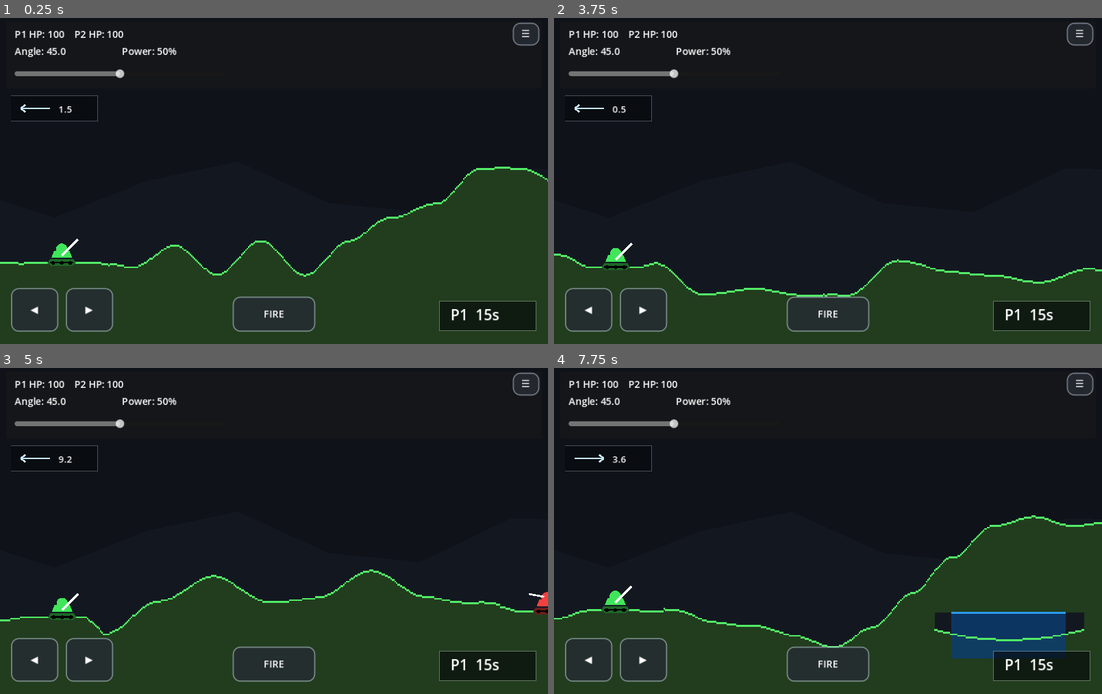
Above: before the commit, frames 1-4 (two rows, left to right).
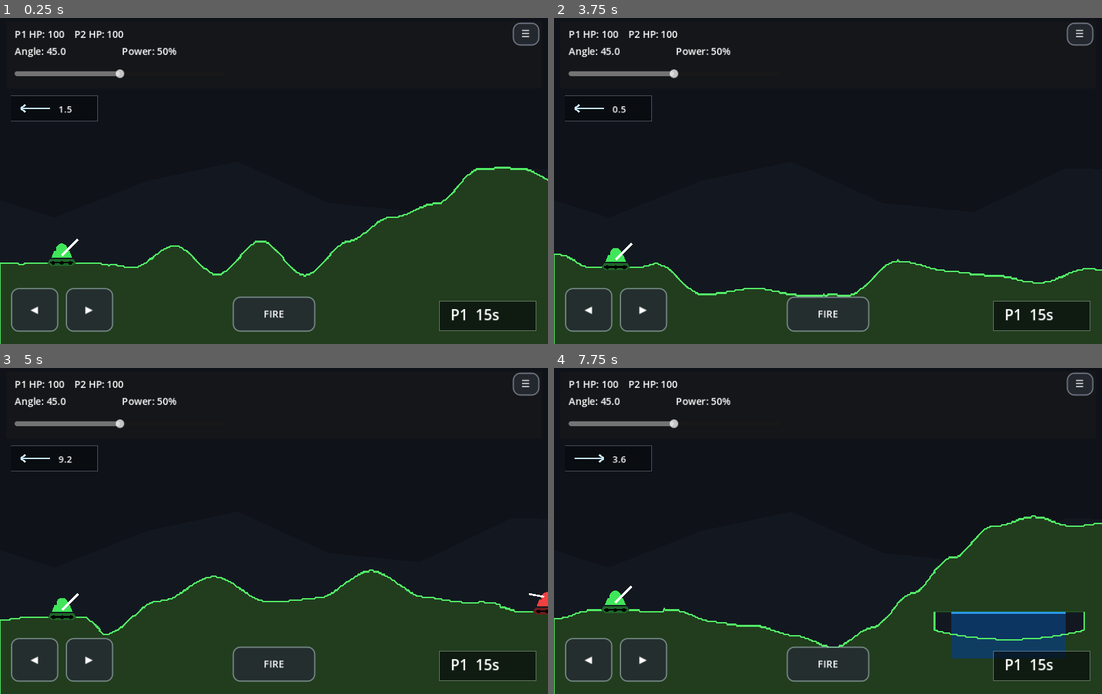
Above: after the commit, the same moments.

Repository: nwrowe/tilt-tanks
Game: Godot game, scene res://scenes/Main.tscn
The game is run twice, just before and just after one commit, with the same random seed, the same clock (stepped at 60 frames per second) and the same inputs.
Inputs:
- Up to frame 1 (0.25 s): no input
- Up to frame 2 (3.75 s): click "☰" at 0.5 s; click "◀" at 1.25 s; click "▶" at 2 s; click "FIRE" at 2.75 s; click "Rematch" at 3.5 s
- Up to frame 3 (5 s): tap Enter (ui_accept) at 4.25, 4.52 s; hold Right from 4.28 s (still down); hold R from 4.28 s (still down)
- Up to frame 4 (7.75 s): release Right at 5.03 s; release R at 5.03 s; hold Down 5.03-5.78 s; tap Space at 5.1, 6.6 s; tap Enter (ui_accept) at 5.27, 6.77, 7.25, 7.52 s; hold Right 5.78-6.53 s; hold R 5.78-6.53 s; hold Up 6.53-7.28 s; hold Left from 7.28 s (still down); hold R from 7.28 s (still down)

The runs differ from the first frame. In frame 1, 0.2% of the frame differs, in the area x 0-100%, y 45-100%; in frame 2, 0.2%; in frame 3, 0.2%; in frame 4, 0.3%.

Commit message:
Use depression traversal and edge outline fix

Diff:
--- a/scenes/Main.tscn
+++ b/scenes/Main.tscn
@@ -1,6 +1,6 @@
 [gd_scene load_steps=2 format=3 uid="uid://tilttanksmain"]
 
-[ext_resource type="Script" path="res://scripts/MainMask7.gd" id="1_main"]
+[ext_resource type="Script" path="res://scripts/MainMask8.gd" id="1_main"]
 
 [node name="Main" type="Node2D"]
 script = ExtResource("1_main")
